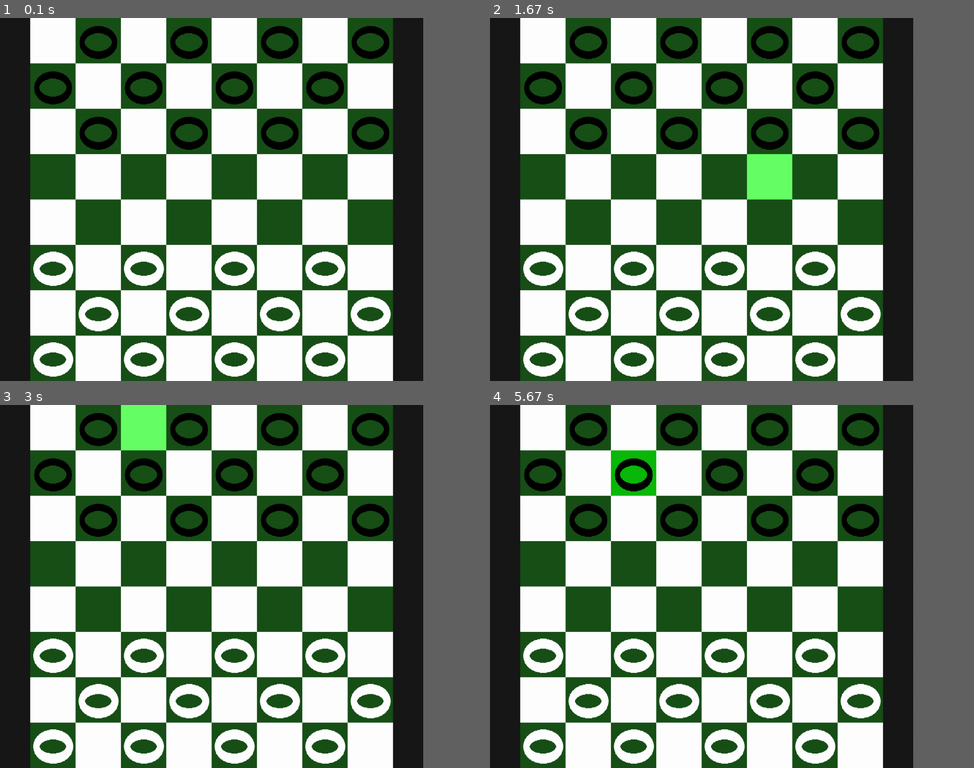
Above: before the commit, frames 1-4 (two rows, left to right).
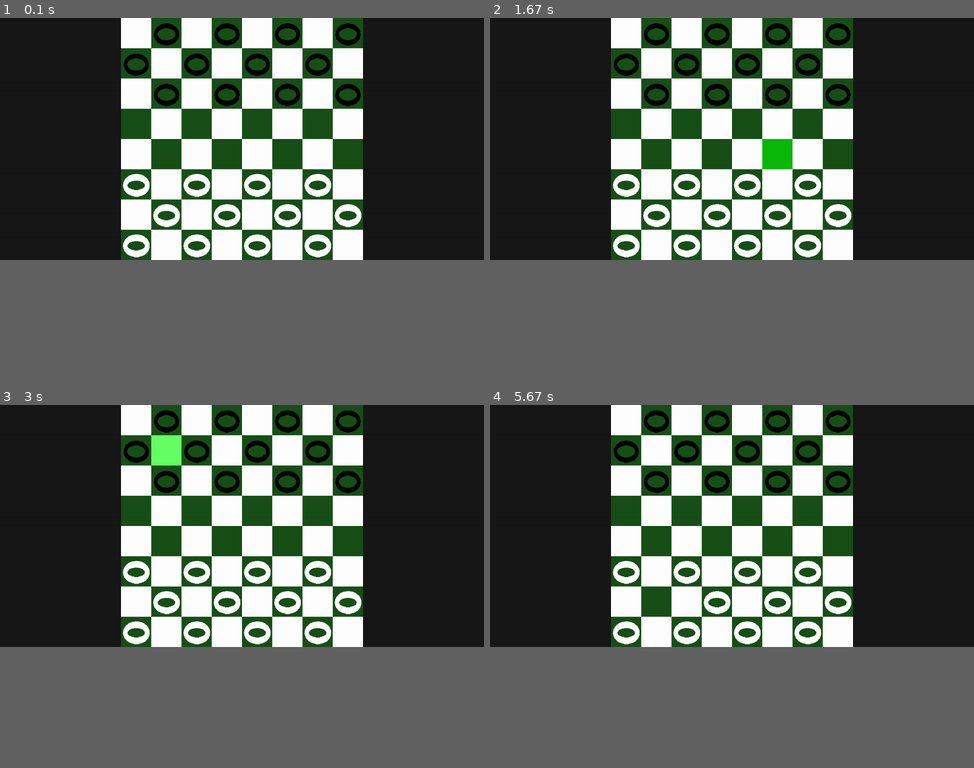
Above: after the commit, the same moments.

Repository: Lolololololo151/Python
Game: pygame game, started from checkers-refactored.py
The game is run twice, just before and just after one commit, with the same random seed, the same clock (stepped at 60 frames per second) and the same inputs.
Inputs (mouse positions are in pixels of both pictures, inside the frame that each line leads up to):
- Up to frame 1 (0.1 s): no input
- Up to frame 2 (1.67 s): click (732, 137) at 0.38 s; click (615, 141) at 0.72 s; click (581, 101) at 1.05 s; click (790, 159) at 1.38 s
- Up to frame 3 (3 s): click (251, 444) at 1.72 s; click (217, 590) at 2.05 s; click (227, 484) at 2.38 s; click (164, 444) at 2.72 s
- Up to frame 4 (5.67 s): click (857, 503) at 3.05 s; click (833, 484) at 3.88 s; click (591, 477) at 4.22 s; click (751, 517) at 4.55 s; click (591, 510) at 4.88 s; click (659, 597) at 5.22 s; click (625, 481) at 5.55 s
In our replay, the window is 787x675 before the commit and 900x450 after it. These sizes can differ from the game's own. Grey fills any space a smaller window leaves; there, only what the larger window draws over its background counts as a difference.

The runs differ from the first frame. In frame 1, 46% of the frame differs, in the area x 0-88%, y 0-100%; in frame 2, 47%; in frame 3, 47%; in frame 4, 47%.

Commit message:
Adjusted screen height and width a bit

Diff:
--- a/checkers-refactored.py
+++ b/checkers-refactored.py
@@ -10,8 +10,10 @@
 pygame.init()
 
 SCALE = 90
-WIN_WIDTH  = 14 * SCALE
-WIN_HEIGHT = 12 * SCALE
+#WIN_WIDTH  = 14 * SCALE
+WIN_WIDTH = 16 * 90
+#WIN_HEIGHT = 12 * SCALE
+WIN_HEIGHT = 8 * SCALE
 BG_COLOR = pygame.Color("#181818")
 SCREEN = pygame.display.set_mode([WIN_WIDTH, WIN_HEIGHT])
 
